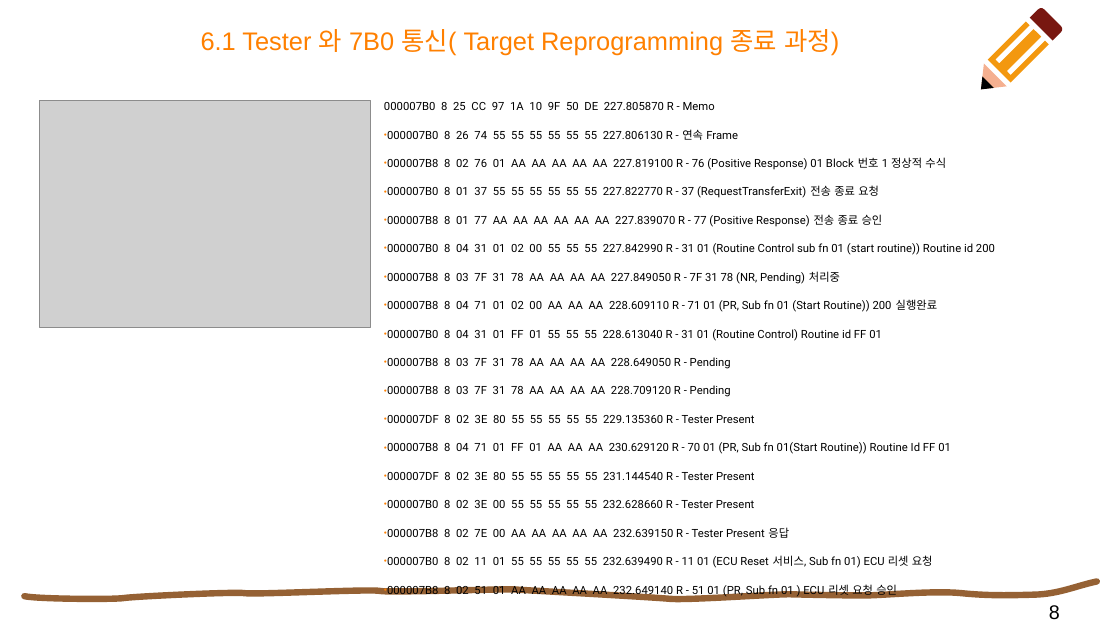
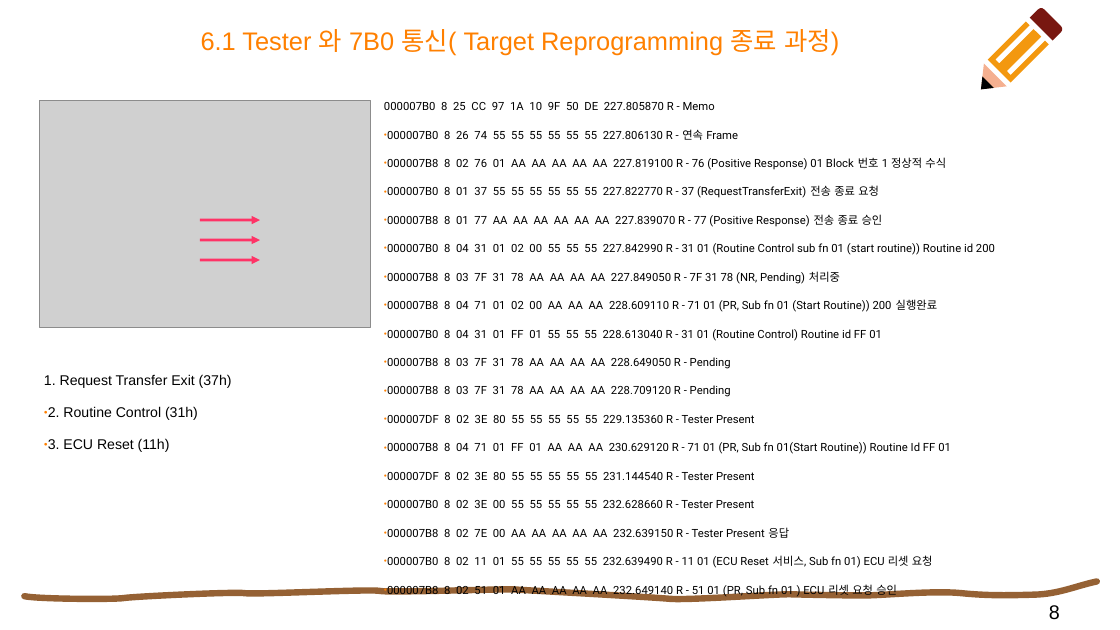
Before and after one commit to paladinhw/paladinhw, a slide deck: slide 8 of CANLOG_1.pptx. Drawn at 1120x630 pixels with LibreOffice and Linux fonts; fonts in the diff are those of the drawing; grey boxes stand for pictures. Boxes give left, top, right and bottom in pixels: in the first picture for what was removed or moved away, otherwise in the second. Text is boxed around its words. In the diff, an @@ line names an element or a change of style, - is before the commit and + after.

```diff
--- a/CANLOG_1.pptx
+++ b/CANLOG_1.pptx
@@ arrow added from (200, 221) to (260, 221), #FF3366 1.98 pt @@
@@ arrow added from (200, 260) to (260, 260), #FF3366 1.98 pt @@
@@ arrow added from (200, 240) to (260, 240), #FF3366 1.98 pt @@
@@ text added at [44,374,232,452], 10 pt, text #000000 @@
+1. Request Transfer Exit (37h)
+● 2. Routine Control (31h)
+● 3. ECU Reset (11h)
@@ text at [387,442,951,454]: text changed @@
-● 000007B8 8 04 71 01 FF 01 AA AA AA 230.629120 R - 70 01 (PR, Sub fn 01(Start Routine)) Routine Id FF 01
+● 000007B8 8 04 71 01 FF 01 AA AA AA 230.629120 R - 71 01 (PR, Sub fn 01(Start Routine)) Routine Id FF 01
```
Also in this commit, not shown: 6 other slides changed, 1 other file.
